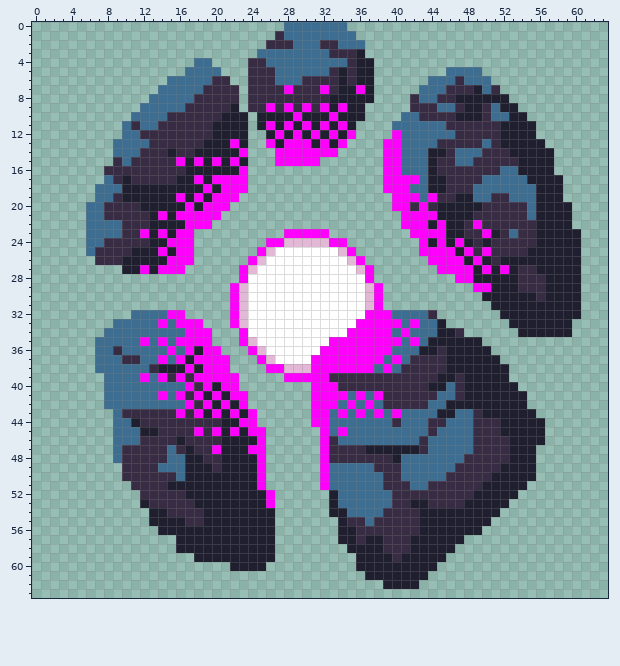
Pixel-art sprite -- Sprites/Characters/Small_enemy_windup/Small_enemy_windup_Full7.png. The picture above was drawn from the file before the commit.
The file is 64x64 pixels.
Now the later version:
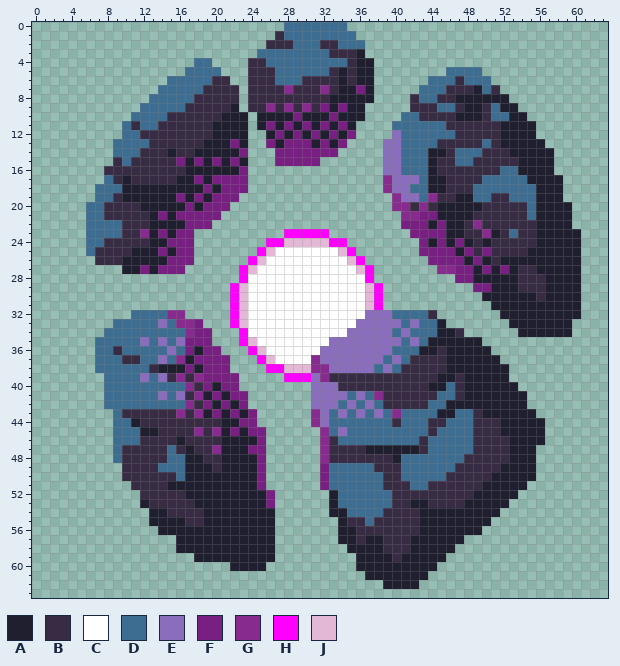
Palette (. is transparent): A #1f1f30  B #372c43  C #ffffff  D #3d6e91  E #8a6ebd  F #781f82  G #872c8e  H #ff00ff  J #e3b8d6
The exact change:
The edit turns colour H into colour E in row 12 at x 40; in rows 13 to 16 at x 39 to 40; in row 17 at x 40 to 42; in row 18 at x 40 to 41; in row 19 at x 41 to 42; in row 32 at x 37 to 39.
The edit turns colour H into colour E in row 33 at x 14, 36 to 40 and 42; in row 34 at x 35 to 39 and 41; in row 35 at x 12, 14, 16, 33 to 40 and 42; in row 36 at x 15 and 32 to 39; in row 37 at x 14, 32 to 38 and 40; in row 38 at x 33 to 37 and 39.
The edit turns colour H into colour E in row 39 at x 12, 14 and 31; in row 40 at x 31 to 33; in row 41 at x 14, 16, 31 to 34 and 36; in row 42 at x 31 to 33, 35 and 37; in row 43 at x 32, 34, 36 and 38; in row 44 at x 32.
The edit turns colour H into colour E in row 45 at x 34.
The edit turns colour H into colour F in row 7 at x 36; in row 9 at x 32 and 34; in row 10 at x 29 and 33; in row 11 at x 26, 28, 30, 32 and 34; in row 12 at x 27, 29, 31, 33 and 35; in row 13 at x 22, 26, 28 to 30, 32 and 34.
The edit turns colour H into colour F in row 14 at x 23 and 27 to 33; in row 15 at x 16, 18, 20, 22 and 27 to 31; in row 16 at x 23; in row 17 at x 18 and 20 to 23; in row 18 at x 19 and 21 to 23; in row 19 at x 16, 18 and 20 to 22.
The edit turns colour H into colour F in row 20 at x 17 and 19 to 21; in row 21 at x 14, 16 to 20 and 43 to 44; in row 22 at x 17 to 19, 41 to 43 and 45; in row 23 at x 14, 16 to 17 and 42 to 45; in row 24 at x 15 to 17, 43, 45 and 47; in row 25 at x 14, 16 to 17, 43 to 46, 48 and 50.
The edit turns colour H into colour F in row 26 at x 15 to 17, 44 to 47 and 49; in row 27 at x 12, 14 to 16, 47 to 48, 50 and 52; in row 28 at x 47 to 48; in row 29 at x 49 to 50; in row 33 at x 18; in row 34 at x 18 to 19.
The edit turns colour H into colour F in row 35 at x 17 to 19; in row 36 at x 17 and 19 to 20; in row 37 at x 18 to 21; in row 38 at x 17 and 19 to 21; in row 39 at x 19 to 22; in row 40 at x 19 and 21 to 22.
The edit turns colour H into colour F in row 41 at x 20 and 22 to 23; in row 42 at x 19, 21 and 23; in row 43 at x 20, 22 and 24; in row 44 at x 23 to 24; in row 45 at x 22 and 24 to 25; in row 46 at x 25.
The edit turns colour H into colour F in row 47 at x 24 to 25; in row 48 at x 25; in rows 49 to 51 at x 25 and 32; in rows 52 to 53 at x 26.
The edit turns colour H into colour G in row 7 at x 28 and 32; in row 9 at x 26, 28 and 30; in rows 17 to 18 at x 39; in row 19 at x 40 and 44; in row 20 at x 40 to 41 and 43; in row 21 at x 41 to 42.
The edit turns colour H into colour G in row 22 at x 49; in row 23 at x 12 and 50; in row 27 at x 45 to 46; in row 32 at x 15 to 16; in row 33 at x 16 to 17; in row 34 at x 17.
The edit turns colour H into colour G in row 37 at x 16 and 31; in row 38 at x 31 to 32; in row 39 at x 16, 18 and 32; in row 40 at x 17; in row 41 at x 18 and 38; in row 42 at x 17.
The edit turns colour H into colour G in row 43 at x 16, 18, 31 and 40; in row 44 at x 31; in row 45 at x 18, 20 and 32; in row 46 at x 32; in row 47 at x 20 and 32; in row 48 at x 32.
Boxes around the changes in both pictures, in picture pixels (x1, y1, x2, y2):
changed: (140, 85, 509, 508)
